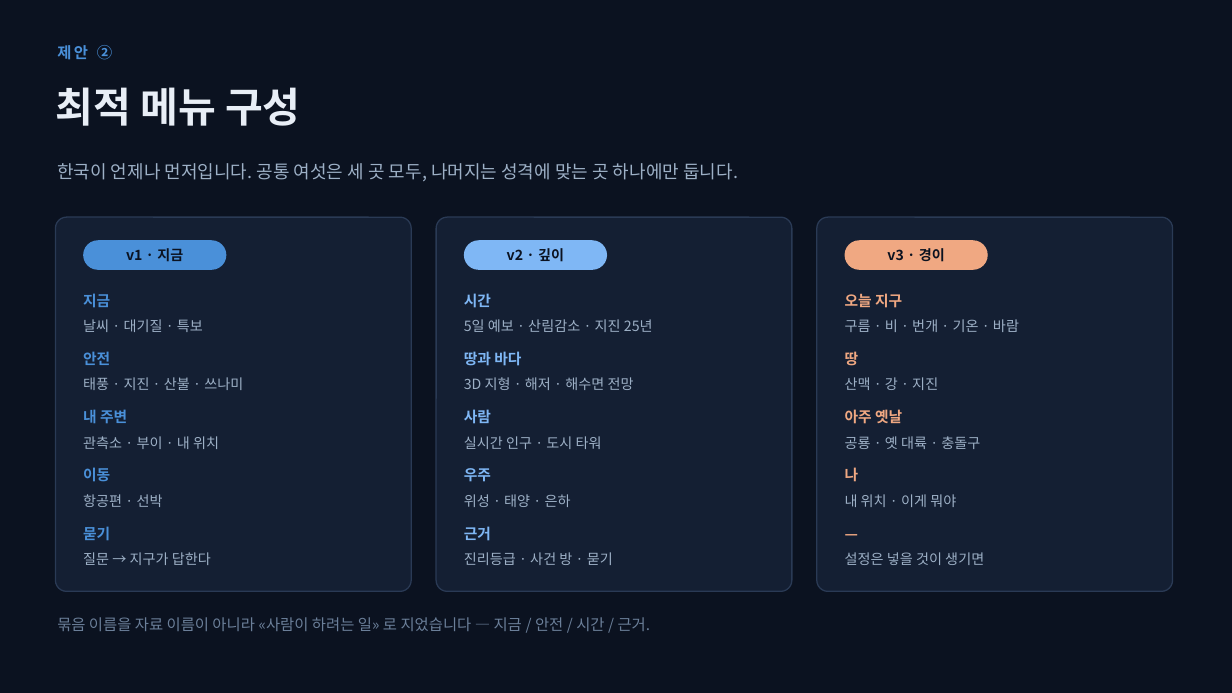
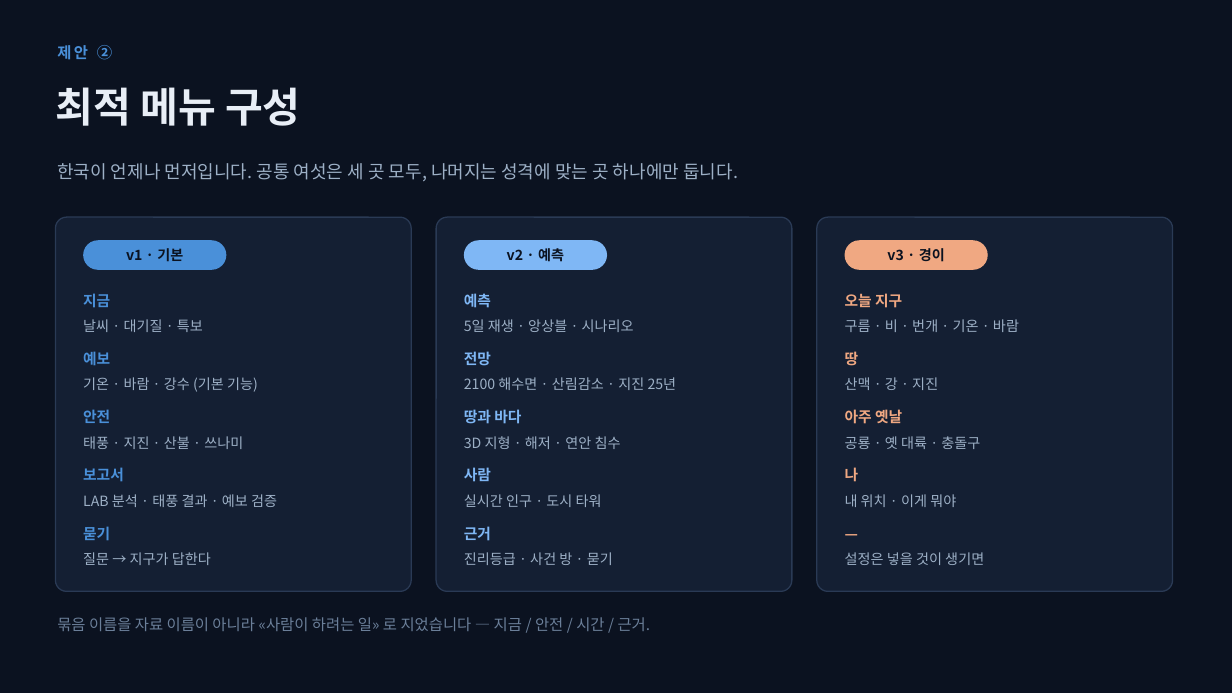
Before and after one commit to icegyul/earthus, a slide deck: slide 7 of docs/proposals/EARTHUS_세지구_메뉴통합제안_20260903.pptx. Drawn at 1232x693 pixels with LibreOffice and Linux fonts; fonts in the diff are those of the drawing. Boxes give left, top, right and bottom in pixels: in the first picture for what was removed or moved away, otherwise in the second. Text is boxed around its words. In the diff, an @@ line names an element or a change of style, - is before the commit and + after.

```diff
--- a/docs/proposals/EARTHUS_세지구_메뉴통합제안_20260903.pptx
+++ b/docs/proposals/EARTHUS_세지구_메뉴통합제안_20260903.pptx
@@ text at box(126, 248, 183, 262): text changed @@
-v1 · 지금
+v1 · 기본
@@ text at box(507, 248, 564, 262): text changed @@
-v2 · 깊이
+v2 · 예측
@@ text at box(464, 293, 491, 308): text changed @@
-시간
+예측
@@ text at box(464, 319, 634, 332): text changed @@
-5일 예보 · 산림감소 · 지진 25년
+5일 재생 · 앙상블 · 시나리오
@@ text added at box(83, 351, 110, 366), 11.5 pt, text #4A90D9, bold @@
+예보
@@ text added at box(464, 351, 491, 366), 11.5 pt, text #7FB7F5, bold @@
+전망
@@ text added at box(83, 377, 258, 392), 11 pt, text #9DB0C6 @@
+기온 · 바람 · 강수 (기본 기능)
@@ text at box(464, 377, 677, 390): text changed @@
-3D 지형 · 해저 · 해수면 전망
+2100 해수면 · 산림감소 · 지진 25년
@@ text removed at box(83, 409, 127, 424) @@
-내 주변
@@ text removed at box(83, 436, 219, 449) @@
-관측소 · 부이 · 내 위치
@@ text added at box(464, 436, 621, 449), 11 pt, text #9DB0C6 @@
+3D 지형 · 해저 · 연안 침수
@@ text at box(83, 467, 124, 482): text changed @@
-이동
+보고서
@@ text removed at box(464, 468, 491, 482) @@
-우주
@@ text at box(83, 494, 277, 507): text changed @@
-항공편 · 선박
+LAB 분석 · 태풍 결과 · 예보 검증
@@ 5 texts: place and size @@
-5 texts at box(83, 351, 602, 449)
+5 texts at box(83, 409, 602, 507)
@@ text removed at box(464, 494, 571, 507) @@
-위성 · 태양 · 은하
```
Also in this commit, not shown: 3 other slides changed, 1 slide added, 1 slide removed, 1 other file.
